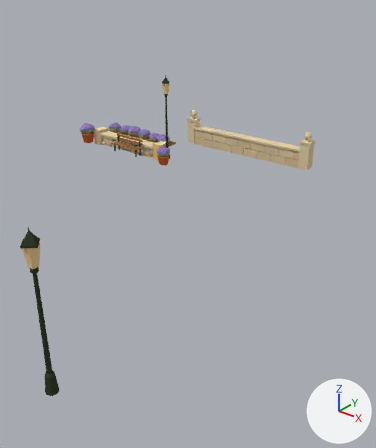
Renders of the Blender file art/blend/props.blend from each side of a commit.
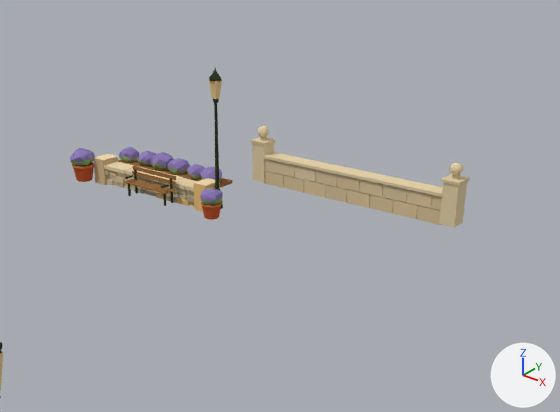
Each version is shown whole from a 50 mm camera at (14.7, -6.6, 9.0) aimed at (2.3, 8.9, -0.6), then close up on the part from 10% to 98% of the width and 8% to 62% of the height. The lights are fixed; the arrows at lower right show +X, +Y and +Z. The older version's two pictures come first.

Script lines for the objects in view, before the commit:
```python
me_props = bpy.data.meshes.new('props')
me_props.from_pydata(...)  # 1628 vertices, 1330 faces; spans x -8.7..6.5, y -1.4..17.2, z -0.1..4.4
me_props.materials.append(mat_palette)
ob_props = bpy.data.objects.new('props', me_props)
ob_props.location = (0.0, 0.0, 0.0)
_m = ob_props.modifiers.new('Triangulate', 'TRIANGULATE')
_m.quad_method = 'BEAUTY'
```
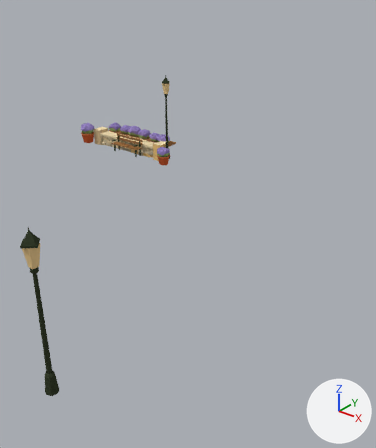
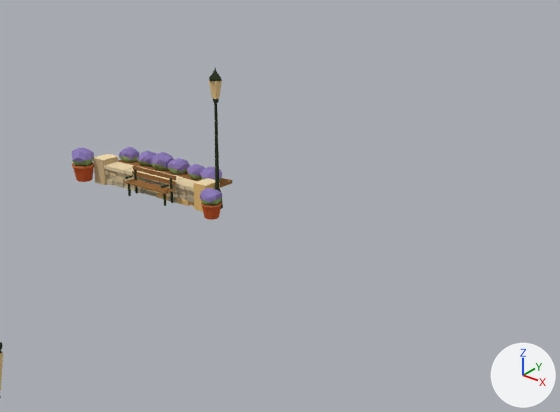
Changed parts and their boxes [x1, y1, x2, y2] in the close-ups (560 x 412 px):
```json
{"object": "props", "change": "reshaped", "before": [0, 68, 470, 398], "after": [0, 68, 232, 398]}
{"part": 1, "of": "me_props", "change": "deleted", "before": [251, 126, 470, 227], "on screen": "beige"}
```

Edits to the scene script, one JSON object a line:
```json
{"block": "me_props", "where": "# used by ob_props; location = (0.0, 0.0, 0.0)"}
{"op": "remove", "block": "me_props", "code": "me_props.from_pydata(...)  # 1628 vertices, 1330 faces; spans x -8.7..6.5, y -1.4..17.2, z -0.1..4.4"}
{"op": "add", "block": "me_props", "code": "me_props.from_pydata(...)  # 1316 vertices, 1048 faces; spans x -8.7..6.5, y -1.4..14.6, z -0.1..4.4"}
{"block": "me_props", "change": "me_props part 1: 37 loose pieces with 312 vertices, spanning x -3.9..3.9, y 16.6..17.2, z -0.1..1.8, are deleted"}
{"block": "me_props", "change": "other edits to the shape of me_props do not show in these pictures"}
```
